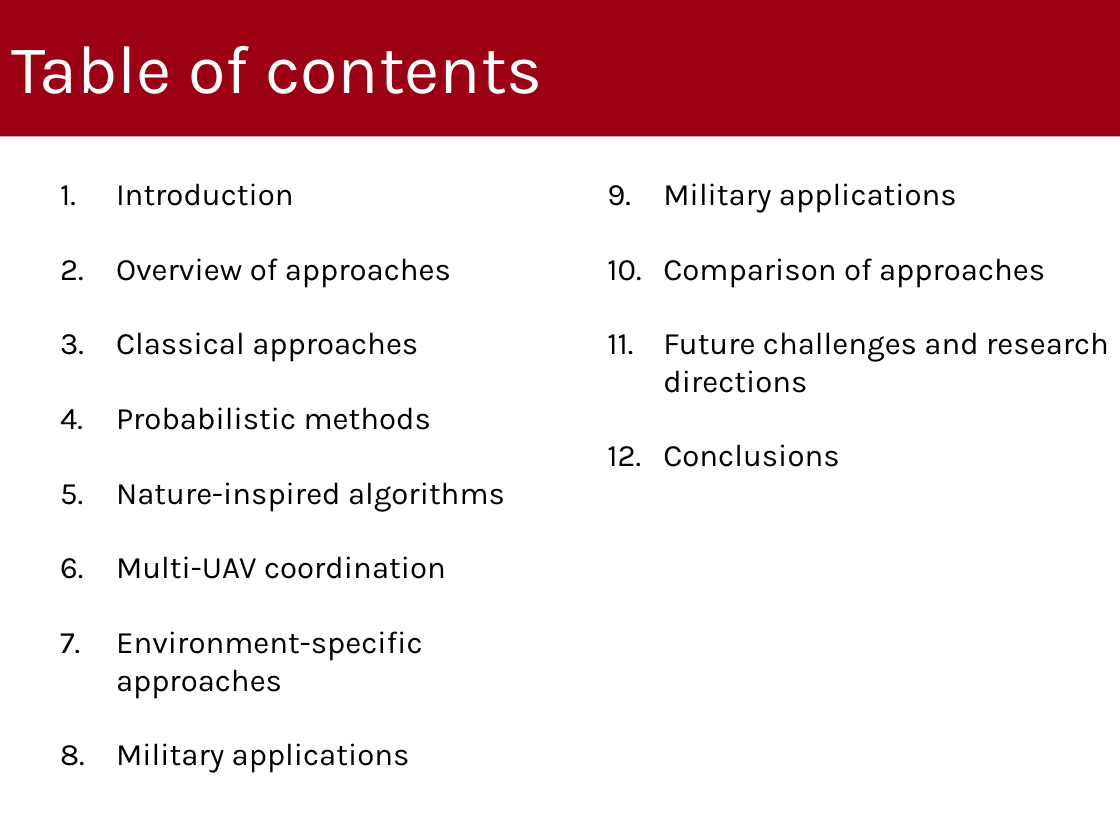
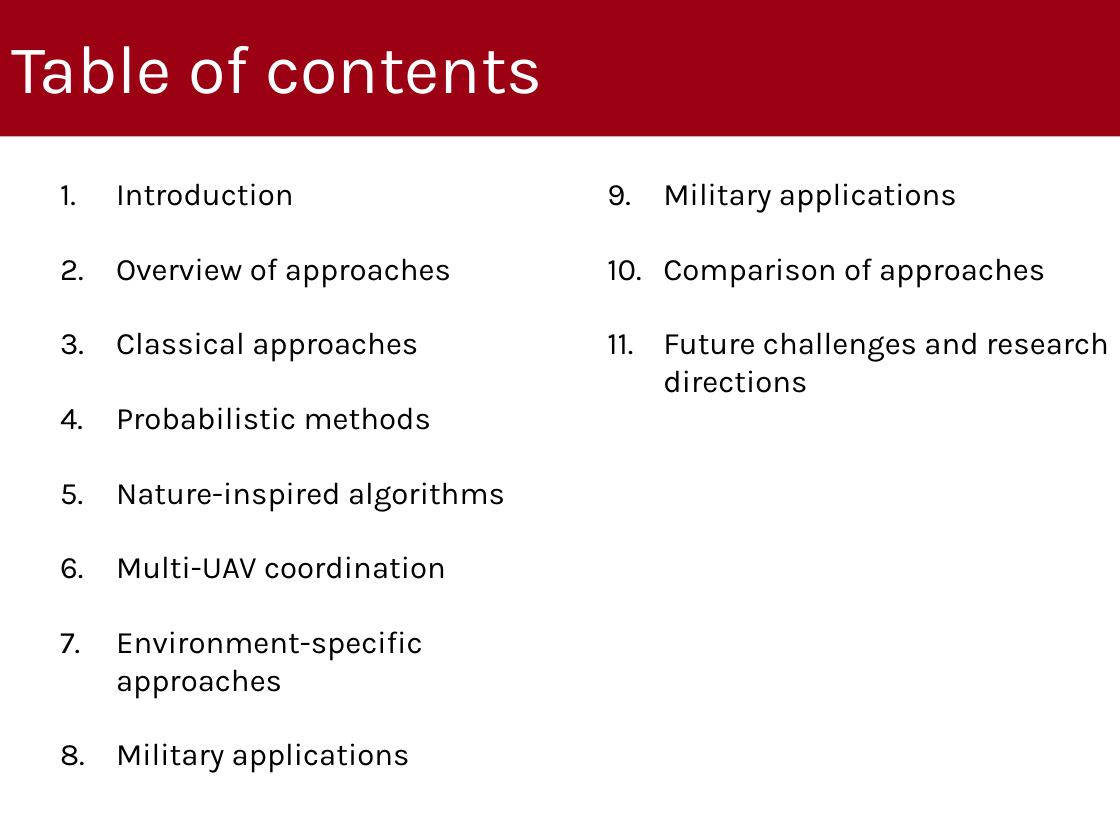
Before and after one commit to gabrielrovesti/WNMA-UAV-Route-Planning-Survey, a slide deck: slide 2 of 2 - Slides/UAV Route Planning Strategies.pptx. Drawn at 1120x840 pixels with LibreOffice and Linux fonts; fonts in the diff are those of the drawing; background and template pictures are left out. Boxes give left, top, right and bottom in pixels: in the first picture for what was removed or moved away, otherwise in the second. Text is boxed around its words. In the diff, an @@ line names an element or a change of style, - is before the commit and + after.

```diff
--- a/2 - Slides/UAV Route Planning Strategies.pptx
+++ b/2 - Slides/UAV Route Planning Strategies.pptx
@@ text at (663,444,839,467): paragraph removed @@
-12. Conclusions
```
Also in this commit, not shown: 18 other slides changed, 1 slide added, 1 slide removed, 1 other file.
